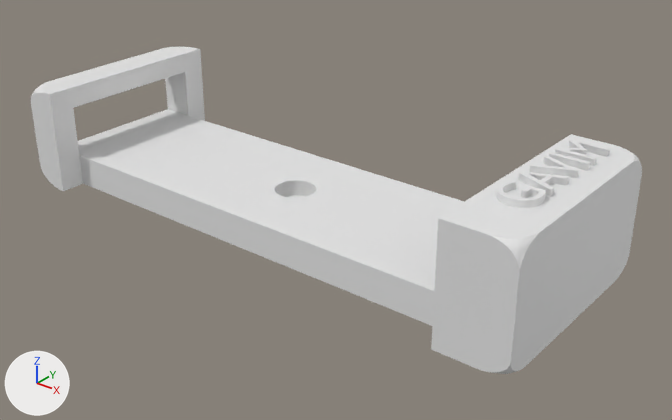
Renders of the Blender file Panel_Addons/USBHubMount.blend from each side of a commit.
The view is the same before and after, from a 50 mm camera at (107.9, -122.4, 78.6) aimed at (9.4, 0.8, 2.2). The axes (+X, +Y, +Z) are drawn at lower left. The lights are the same throughout.

The scene before the commit, as lines of its bpy script (objects in view):
```python
me_plane = bpy.data.meshes.new('Plane')
me_plane.from_pydata(...)  # 306 vertices, 256 faces; spans x -1.0..1.1, y 0.0..1.4, z -2.1..19.1
txt_text = bpy.data.curves.new('Text', 'FONT')
txt_text.body = 'GAVIM'
txt_text.extrude = 1.18
txt_text.offset_x = -1.238
txt_text.offset_y = -0.281
ob_plane = bpy.data.objects.new('Plane', me_plane)
ob_plane.location = (0.0, 0.0, 0.0)
ob_plane.scale = (53.1, 15.4, 1.05)
_m = ob_plane.modifiers.new('Mirror', 'MIRROR')
_m.use_axis = (False, True, False)
_m.use_clip = True
_m = ob_plane.modifiers.new('Boolean', 'BOOLEAN')
_m.object = ob_cylinder
_m = ob_plane.modifiers.new('Boolean.001', 'BOOLEAN')
_m.object = ob_cylinder_001
ob_text = bpy.data.objects.new('Text', txt_text)
ob_text.location = (51.6, 0.0, 20.0)
ob_text.rotation_euler = (0.0, 0.0, 1.571)  # degrees (0, 0, 90)
ob_text.scale = (9.33, 9.9, 1.0)
```
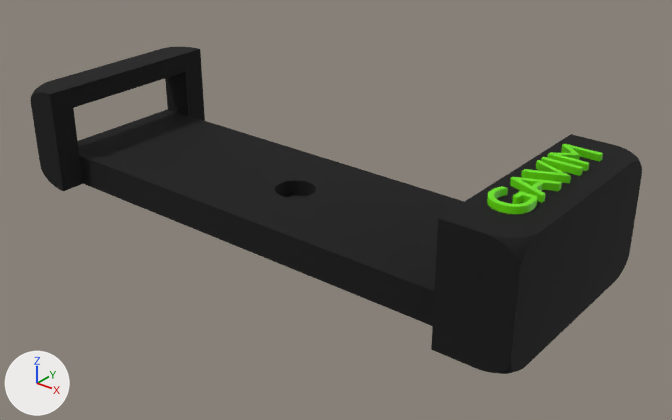
Boxes (x1, y1, x2, y2) around the edits, measured in the pictures (672 x 420 px):
'Plane', recoloured (white to black)
    both: (31, 47, 642, 374)
'Text', reshaped, moved
    before: (496, 139, 610, 208)
    after: (487, 144, 603, 214)

The change, as a list of edits to the scene's bpy script:
```text
Add mat_material_002:
    mat_material_002 = principled_material('Material.002')
    mat_material_002.base_color = (0.147, 0.8, 0.0)  # green #6be700
Add mat_material_001:
    mat_material_001 = principled_material('Material.001')
    mat_material_001.base_color = (0.0, 0.0, 0.0)  # black #000000
    mat_material_001.roughness = 0.914
Change me_plane:
    where me_plane.from_pydata(...)  # 306 vertices, 256 faces; spans x -1.0..1.1, y 0.0..1.4, z -2.1..19.1
    add me_plane.materials.append(mat_material_001)  # black #000000
Change txt_text:
    add txt_text.materials.append(mat_material_002)  # green #6be700
Change ob_text:
    ob_text.location: (51.6, 0.0, 20.0) -> (51.6, -2.6, 20.0)
```
